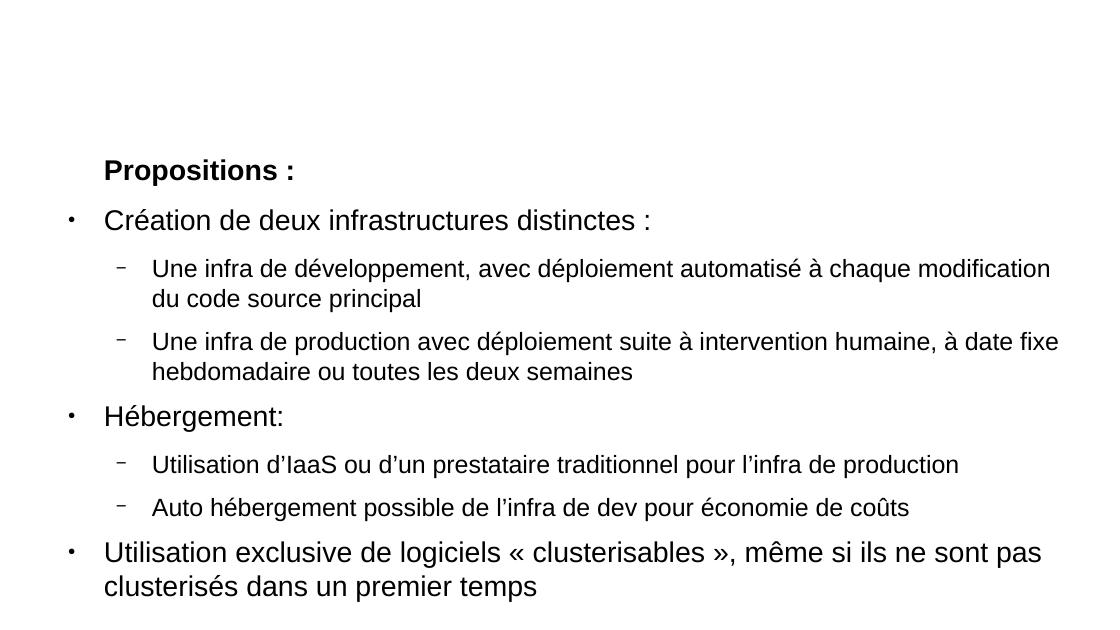
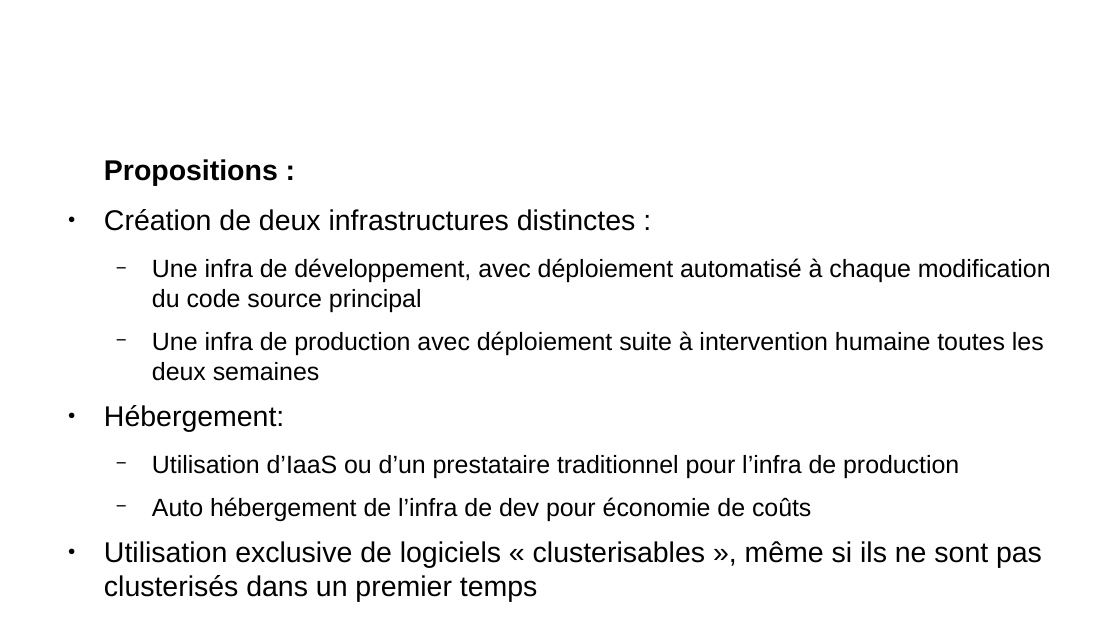
Before and after one commit to remipassmoilesel/ci-cd-plan, a slide deck: slide 13 of ci-cd-plan.odp (slide 10 before the commit). Drawn at 1120x630 pixels with LibreOffice and Linux fonts; fonts in the diff are those of the drawing; background and template pictures are left out. Boxes give left, top, right and bottom in pixels: in the first picture for what was removed or moved away, otherwise in the second. Text is boxed around its words. In the diff, an @@ line names an element or a change of style, - is before the commit and + after.

```diff
--- a/ci-cd-plan.odp
+++ b/ci-cd-plan.odp
@@ text at bbox=[152, 331, 1044, 381]: text changed @@
-  − Une infra de production avec déploiement suite à intervention humaine, à date fixe hebdomadaire ou toutes les deux semaines
+  − Une infra de production avec déploiement suite à intervention humaine toutes les deux semaines
@@ text at bbox=[152, 497, 811, 522]: text changed @@
-  − Auto hébergement possible de l’infra de dev pour économie de coûts
+  − Auto hébergement de l’infra de dev pour économie de coûts
```
Also in this commit, not shown: 10 other slides changed, 1 slide added, 1 slide removed.
